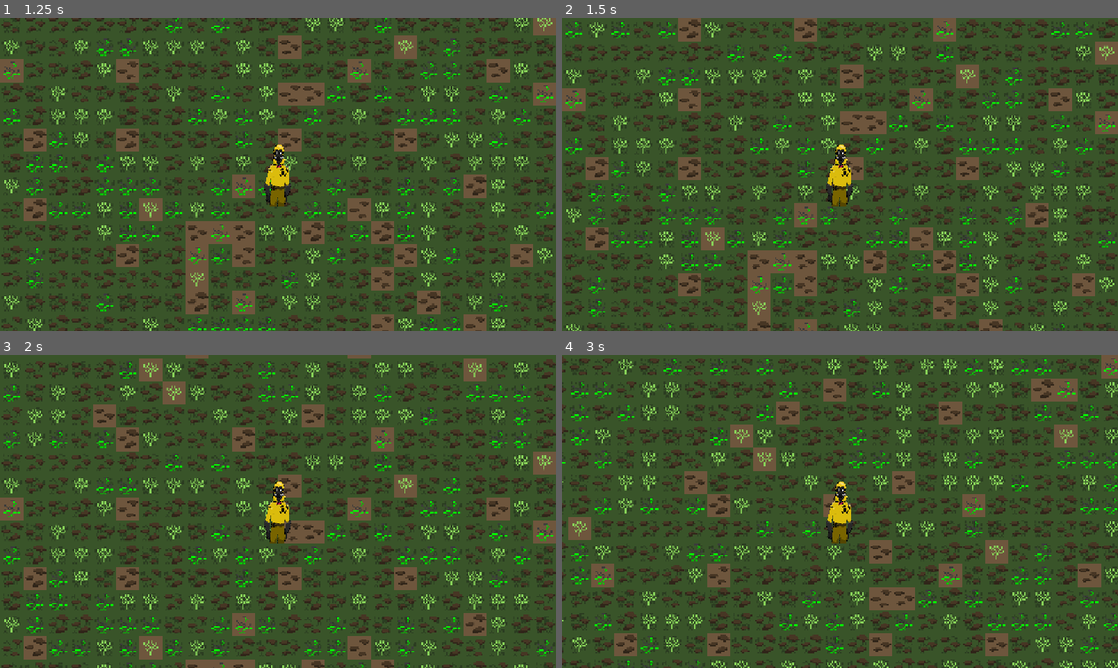
Above: before the commit, frames 1-4 (two rows, left to right).
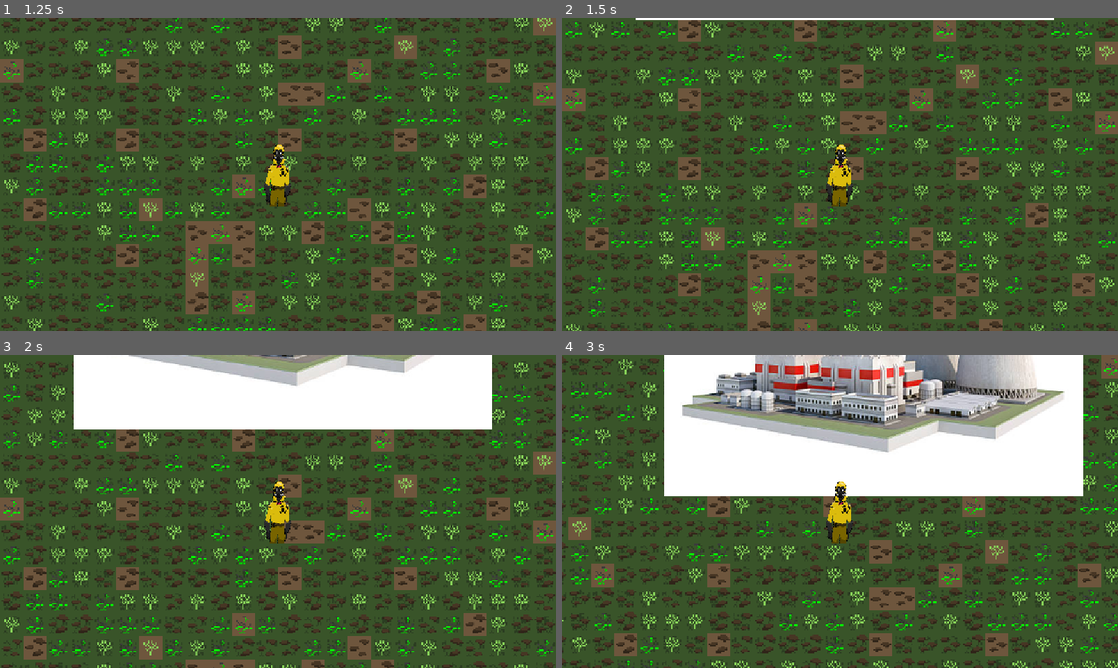
Above: after the commit, the same moments.

Repository: morphthesworph/overcooked--the-budget-cut
Game: Godot game, scene res://main_menu.tscn
Two runs of this game, one before a commit and one after it. Both use one fixed random seed, a clock stepped at 60 frames per second and the inputs below.
Inputs:
- Up to frame 1 (1.25 s): click "SALVATION!!!" at 0.5 s
- Up to frame 2 (1.5 s): tap Enter at 1.25 s; hold Up (ui_up) from 1.28 s (still down); hold Shift from 1.28 s (still down)
- Up to frame 3 (2 s): keep holding Up (ui_up); keep holding Shift
- Up to frame 4 (3 s): release Shift at 2.03 s; tap Shift at 2.1 s; release Up (ui_up) at 2.78 s; hold Left (ui_left) from 2.78 s (still down); hold Shift from 2.78 s (still down)

Frame 1 is identical in both runs. In frame 2, 0.5% of the frame differs, in the area x 13-89%, y 0-1%; in frame 3, 18%; in frame 4, 34%, in the area x 18-94%, y 0-46%.

Commit message:
added transition to building
skibidi bop hmm dada

Diff:
--- /dev/null
+++ b/building.tscn
@@ -0,0 +1,3 @@
+[gd_scene format=3 uid="uid://cupb6pdco3f5g"]
+
+[node name="building" type="Node2D"]
--- a/reactor_building_front.gd
+++ b/reactor_building_front.gd
@@ -1,7 +1,4 @@
 extends Node2D
-func _input(event: InputEvent) -> void:
-	$PlayerBody.velocity=Vector2(event.get_action_strength("ui_right")-event.get_action_strength("ui_left"),event.get_action_strength("ui_down")-event.get_action_strength("ui_up"))
-	if ($PlayerBody.velocity.x**2+$PlayerBody.velocity.y**2)**.5 !=0:
-		$PlayerBody.velocity/=($PlayerBody.velocity.x**2+$PlayerBody.velocity.y**2)**.5
-		$PlayerBody.velocity*=10
-		$PlayerBody.move_and_slide()
+
+func _on_area_2d_body_entered(body: Node2D) -> void:
+	get_tree().change_scene_to_file("res://building.tscn")
--- a/reactor_building_front.tscn
+++ b/reactor_building_front.tscn
@@ -1,9 +1,14 @@
-[gd_scene load_steps=7 format=4 uid="uid://dgq3s7wyu5bb"]
+[gd_scene load_steps=10 format=4 uid="uid://dgq3s7wyu5bb"]
 
 [ext_resource type="PackedScene" uid="uid://u62qexrxyafx" path="res://FoliageTileMap.tscn" id="1_cq1p3"]
 [ext_resource type="Texture2D" uid="uid://bmweic344cben" path="res://blackbox.jpeg" id="1_r577d"]
+[ext_resource type="Script" uid="uid://doaedl5br376v" path="res://reactor_building_front.gd" id="1_wofyk"]
 [ext_resource type="PackedScene" uid="uid://dmtkmb6fyo54y" path="res://groundTileMap.tscn" id="2_lbjpw"]
 [ext_resource type="PackedScene" uid="uid://on0j8t6sk7bu" path="res://Character.tscn" id="3_lbjpw"]
+[ext_resource type="Texture2D" uid="uid://cbrddiabodflu" path="res://shiddedPicture.jpg" id="5_3l6xs"]
+
+[sub_resource type="RectangleShape2D" id="RectangleShape2D_uu8na"]
+size = Vector2(526.053, 236.638)
 
 [sub_resource type="RectangleShape2D" id="RectangleShape2D_3l6xs"]
 size = Vector2(174, 2368)
@@ -12,6 +17,7 @@
 size = Vector2(3647.27, 99.5)
 
 [node name="Node2D" type="Node2D"]
+script = ExtResource("1_wofyk")
 
 [node name="Sprite2D" type="Sprite2D" parent="."]
 position = Vector2(145.5, -443.5)
@@ -27,6 +33,19 @@
 tile_map_data = PackedByteArray("AAAAAAAAAgAIAAAAAAABAAAAAgAIAAAAAAABAAEAAgAIAAAAAAACAAEAAgAKAAAAAAACAAIAAgAIAAAAAAADAA …(121872 unchanged characters)…
 
 [node name="PlayerBody" parent="." instance=ExtResource("3_lbjpw")]
+
+[node name="reactorentrane" type="Sprite2D" parent="."]
+z_index = 2
+position = Vector2(5.99998, -471)
+scale = Vector2(0.944771, 1.02689)
+texture = ExtResource("5_3l6xs")
+
+[node name="Area2D" type="Area2D" parent="reactorentrane"]
+
+[node name="CollisionShape2D" type="CollisionShape2D" parent="reactorentrane/Area2D"]
+position = Vector2(5.82154, 10.2251)
+scale = Vector2(1, 1)
+shape = SubResource("RectangleShape2D_uu8na")
 
 [node name="Node2D" type="StaticBody2D" parent="."]
 position = Vector2(74.92, 0)
@@ -46,3 +65,5 @@
 [node name="CollisionShape2D4" type="CollisionShape2D" parent="Node2D"]
 position = Vector2(6.71501, 785.75)
 shape = SubResource("RectangleShape2D_wofyk")
+
+[connection signal="body_entered" from="reactorentrane/Area2D" to="." method="_on_area_2d_body_entered"]
Binary file added: shiddedPicture.jpg
Not shown, added: shiddedPicture.jpg.import
